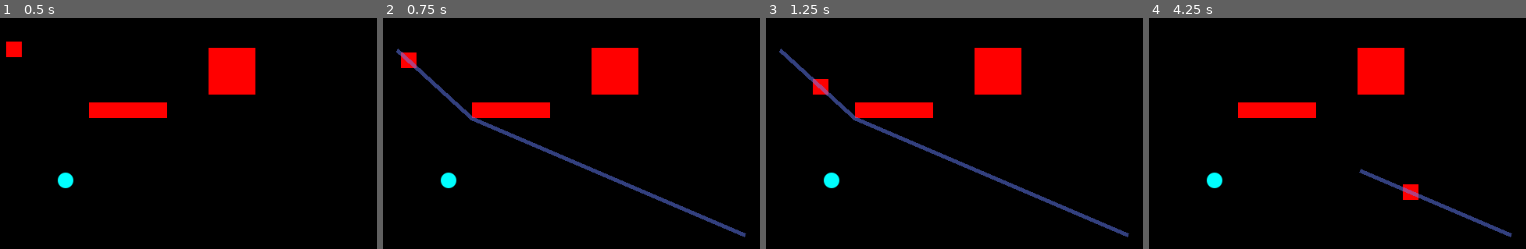
Above: before the commit, frames 1-4 (left to right).
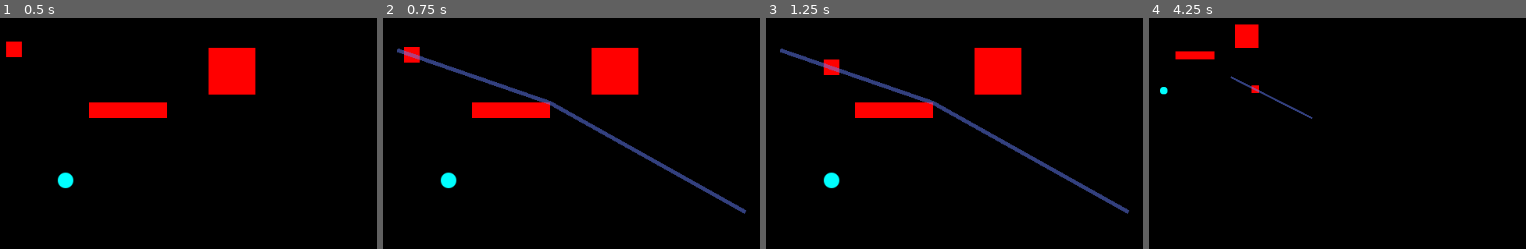
Above: after the commit, the same moments.

Repository: hsandt/bot-competition
Game: Godot game, scene res://Scenes/Arena.tscn
The game is run twice, just before and just after one commit, with the same random seed, the same clock (stepped at 60 frames per second) and the same inputs.
Inputs (mouse positions are in pixels of both pictures, inside the frame that each line leads up to):
- Up to frame 1 (0.5 s): no input
- Up to frame 2 (0.75 s): tap Enter at 0.5 s; move the mouse to (outside the picture) at 0.52 s; press the mouse at (outside the picture) at 0.53 s; hold Right (ui_right) from 0.53 s (still down)
- Up to frame 3 (1.25 s): keep holding Right (ui_right)
- Up to frame 4 (4.25 s): move the mouse to (outside the picture) at 1.27 s; release Right (ui_right) at 1.28 s; release the mouse at (outside the picture) at 1.28 s; hold Down (ui_down) 1.28-2.03 s; click (outside the picture) at 1.35 s; tap Space at 2, 3.5 s; move the mouse to (outside the picture) at 2.02 s; press the mouse at (outside the picture) at 2.03 s; hold Right (ui_right) 2.03-2.78 s; tap Enter at 2.75 s; move the mouse to (outside the picture) at 2.77 s; release the mouse at (outside the picture) at 2.78 s; hold Up (ui_up) 2.78-3.53 s; click (outside the picture) at 2.85 s; move the mouse to (outside the picture) at 3.52 s; press the mouse at (outside the picture) at 3.53 s; hold Left (ui_left) from 3.53 s (still down); tap F4 (toggle_hidpi, bound only after the commit) at 4.15 s

Frame 1 is identical in both runs. In frame 2, 4.1% of the frame differs, in the area x 3-97%, y 12-96%; in frame 3, 4.3%; in frame 4, 6.7%, in the area x 2-97%, y 2-96%.

Commit message:
[APP] Press F4 to toggle hi-dpi size

Diff:
--- a/Scripts/AppManager.gd
+++ b/Scripts/AppManager.gd
@@ -1,15 +1,39 @@
 extends Node
 
+# Parameters
+var initial_size = Vector2(ProjectSettings.get_setting("display/window/size/width"), ProjectSettings.get_setting("display/window/size/height"))
+
+# State
+var hidpi_active: bool
+
 func _ready():
+	# debug
 	print("viewport rect: " + str(get_viewport().get_visible_rect()))
 	print("Project settings dimensions: " + str(ProjectSettings.get_setting("display/window/size/width")))
 	print("window size: " + str(OS.get_window_size() ))
-	var displaySize = Vector2(ProjectSettings.get_setting("display/window/size/width"), ProjectSettings.get_setting("display/window/size/height"))
-	var scaleFactor = OS.get_window_size() / displaySize
+	var display_size = Vector2(ProjectSettings.get_setting("display/window/size/width"), ProjectSettings.get_setting("display/window/size/height"))
+	var scaleFactor = OS.get_window_size() / display_size
 	print("scaleFactor: " + str(scaleFactor))
-	print("hi-dpi support: reset to " + str(displaySize / scaleFactor))
-	OS.set_window_size(displaySize * 2)
+	print("display_size / scaleFactor: " + str(display_size / scaleFactor))
 
 func _input(event):
+	if event.is_action_pressed("toggle_hidpi"):
+		toggle_hidpi()
+
 	if event.is_action_pressed("app_exit"):
 		get_tree().quit()
+
+# note: a bug makes the window maximized after 2x size on a non-hidpi screen like 1080p,
+# basically if the resulting size is bigger than the scren size (even if set_window_maximized(false)
+# so we must wait a few seconds or drag the window before it becomes unmaximized and we can toggle back
+# on hi-dpi, this should work fine
+func toggle_hidpi():
+	if hidpi_active:
+		# back to normal size
+		OS.set_window_size(initial_size)
+	else:
+		# set hi-dpi size
+		OS.set_window_size(initial_size * 2)
+
+	# toggle
+	hidpi_active = not hidpi_active
--- a/project.godot
+++ b/project.godot
@@ -19,11 +19,6 @@
 run/main_scene="res://Scenes/Arena.tscn"
 config/icon="res://icon.png"
 
-[display]
-
-window/dpi/allow_hidpi=true
-window/stretch/mode="viewport"
-
 [editor_plugins]
 
 enabled=PoolStringArray( "gut" )
@@ -41,6 +36,11 @@
 "events": [ Object(InputEventMouseButton,"resource_local_to_scene":false,"resource_name":"","device":0,"alt":false,"shi …(212 unchanged characters)…
  ]
 }
+toggle_hidpi={
+"deadzone": 0.5,
+"events": [ Object(InputEventKey,"resource_local_to_scene":false,"resource_name":"","device":0,"alt":false,"shift":false,"control":false,"meta":false,"command":false,"pressed":false,"scancode":16777247,"unicode":0,"echo":false,"script":null)
+ ]
+}
 
 [layer_names]
 
